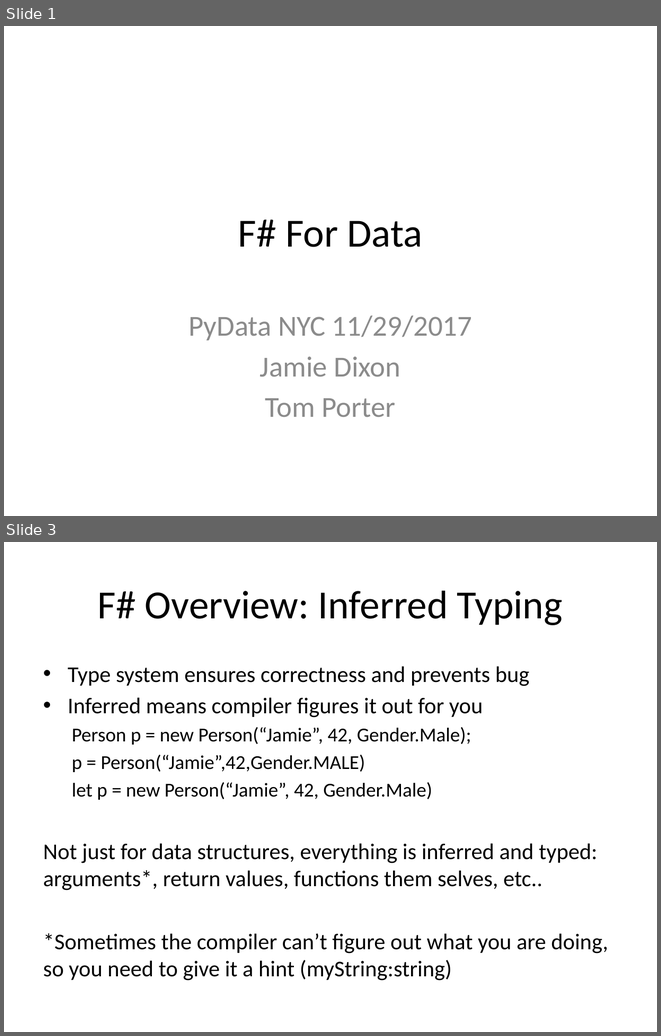
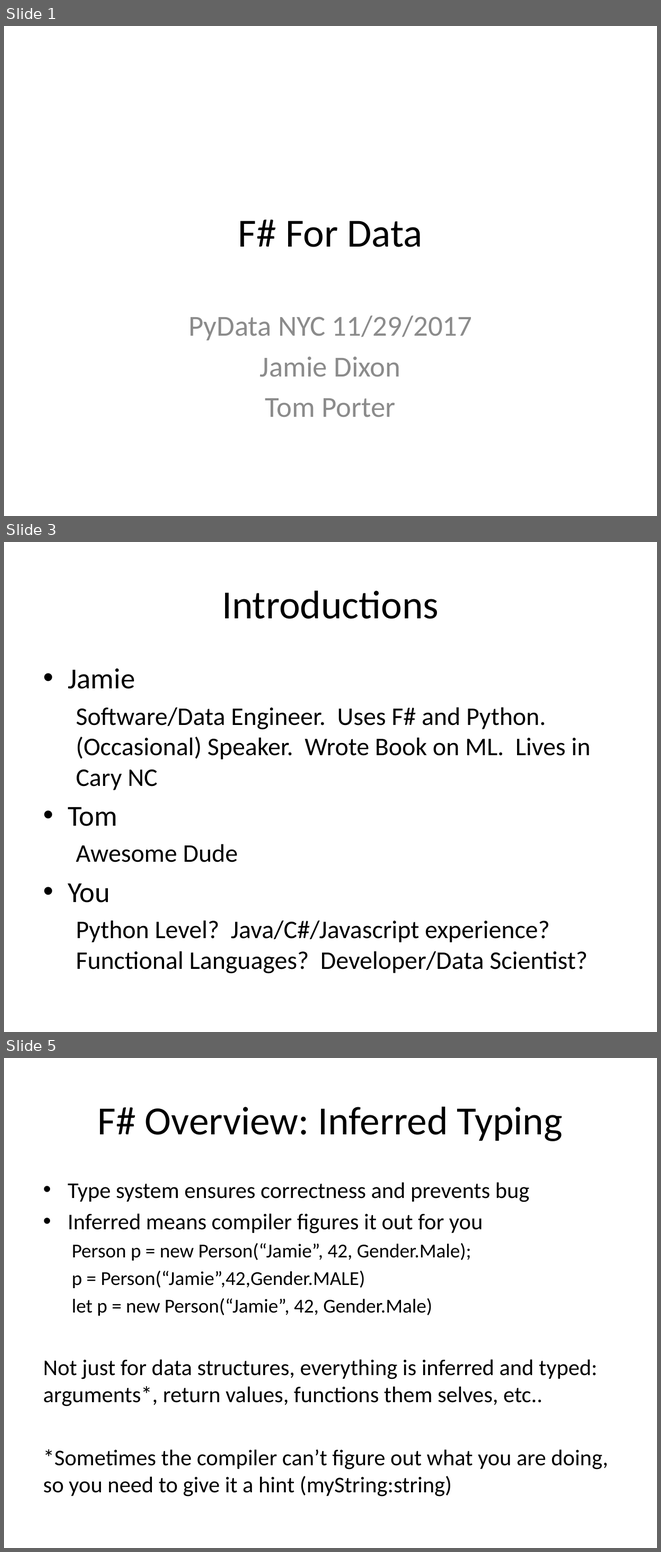
Before and after one commit to AlanGitHub00/PydataNYC, a slide deck: presentation/FSharpForData.pptx. Shown one above the other, each under a label of ours: slides 1 and 3 before the commit, slides 1, 3 and 5 after it; the slides between them are not shown. The pictures are 661x1036 and 661x1552 pixels, drawn with LibreOffice and Linux fonts; fonts in the diff are those of the drawing. Boxes give left, top, right and bottom in pixels: in the first picture for what was removed or moved away, otherwise in the second. Text is boxed around its words. In the diff, an @@ line names an element or a change of style, - is before the commit and + after.

Commit message:
Added Data Manipulation

```diff
--- a/presentation/FSharpForData.pptx
+++ b/presentation/FSharpForData.pptx
@@ slide 3 added at <box>4,542,657,1032</box>, background #FFFFFF @@
@@ title added at <box>222,590,439,619</box>, 44 pt, text #000000 @@
+Introductions
@@ text added at <box>68,668,590,973</box>, 28 pt, text #000000 @@
+• Jamie
+  Software/Data Engineer. Uses F# and Python. (Occasional) Speaker. Wrote Book on ML. Lives in Cary NC
+• Tom
+  Awesome Dude
+• You
+  Python Level? Java/C#/Javascript experience? Functional Languages? Developer/Data Scientist?
@@ what was slide 3 is now slide 5 @@
```
Also in this commit, not shown: 1 slide changed, 11 other slides added, 8 other files.
